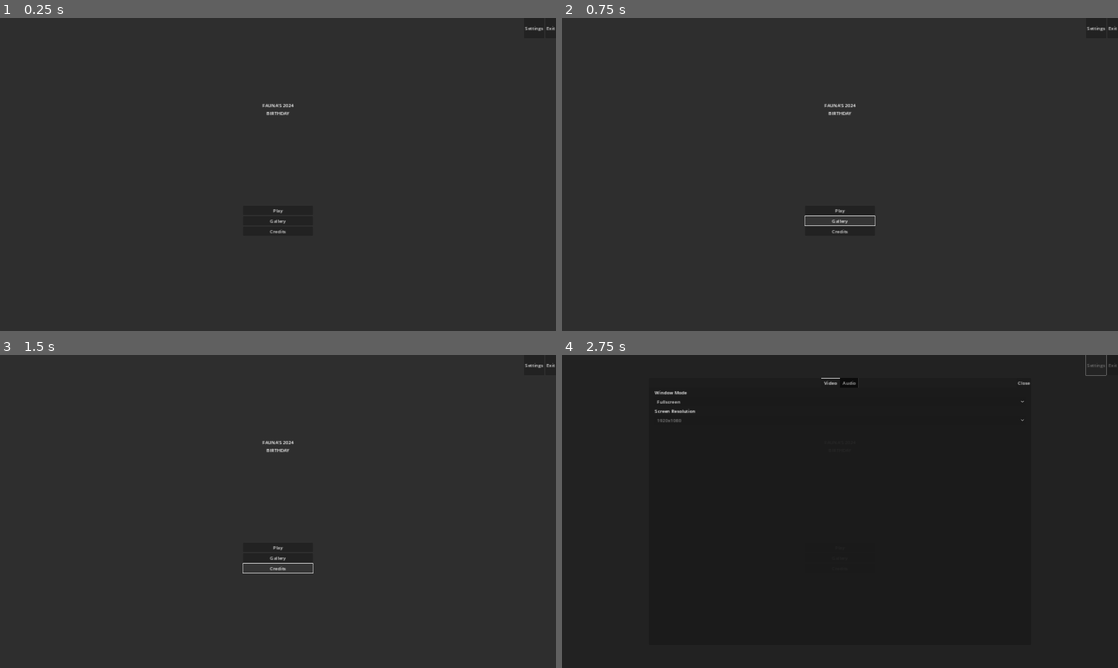
Above: before the commit, frames 1-4 (two rows, left to right).
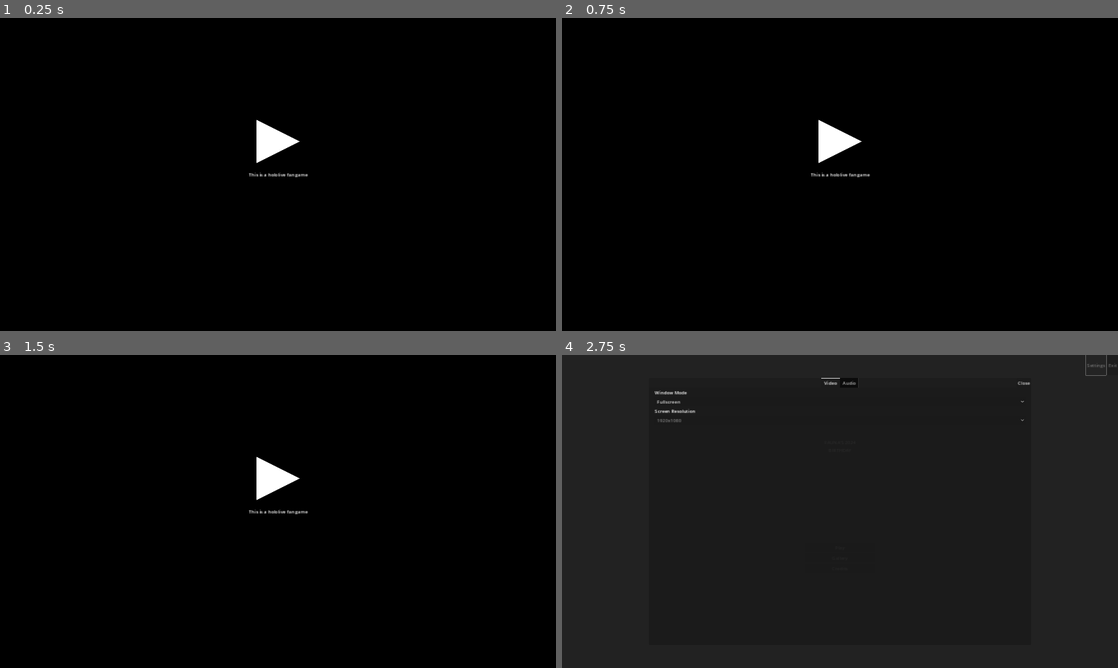
Above: after the commit, the same moments.

Repository: Saplings-Projects/Birthday-2024
Game: Godot game, scene res://MainScenes/screen_mngr_init_scene.tscn
Same seed, same stepped clock (60 frames per second), same inputs: the game is played once before the commit and once after it. Before the commit the project starts from res://MainScenes/main_menu.tscn.
Inputs (mouse positions are in pixels of both pictures, inside the frame that each line leads up to):
- Up to frame 1 (0.25 s): no input
- Up to frame 2 (0.75 s): click (840, 221) at 0.5 s, where only the run before the commit has a clickable "Gallery"
- Up to frame 3 (1.5 s): click (278, 567) at 1.25 s, where only the run before the commit has a clickable "Credits"
- Up to frame 4 (2.75 s): click (1095, 364) at 2 s, where only the run before the commit has a clickable "Settings"

The runs differ from the first frame. In frame 1, 100% of the frame differs, in the area x 0-100%, y 0-100%; in frame 2, 100%; in frame 3, 100%; in frame 4, nothing differs.

Commit message:
Screen Manager; updating scenes with screen logic; moving settings to separate scene; adding confirmation popup scene; confirmation when trying to exit main menu; placeholder splash screen; consolidating MainMenu state controllers

Diff:
--- /dev/null
+++ b/Birthday-2024-Project/MainScenes/confirmation_popup.tscn
@@ -0,0 +1,141 @@
+[gd_scene load_steps=6 format=3 uid="uid://dom7l5hw3eii5"]
+
+[ext_resource type="Script" path="res://Scripts/ScreenManagement/ScreenLogic.gd" id="1_hpcja"]
+[ext_resource type="FontFile" uid="uid://b4qxnl5c1be6s" path="res://Fonts/Baskerville Bold.otf" id="2_5t04e"]
+[ext_resource type="Script" path="res://Scripts/ScreenManagement/ConfirmationPopupController.gd" id="3_m15bs"]
+
+[sub_resource type="LabelSettings" id="LabelSettings_mgx35"]
+font = ExtResource("2_5t04e")
+font_size = 50
+
+[sub_resource type="LabelSettings" id="LabelSettings_8cf8m"]
+font = ExtResource("2_5t04e")
+font_size = 30
+
+[node name="ConfirmationPopup" type="Control"]
+layout_mode = 3
+anchors_preset = 15
+anchor_right = 1.0
+anchor_bottom = 1.0
+grow_horizontal = 2
+grow_vertical = 2
+script = ExtResource("1_hpcja")
+clearScreenStack = false
+
+[node name="ColorRect" type="ColorRect" parent="."]
+layout_mode = 1
+anchors_preset = 15
+anchor_right = 1.0
+anchor_bottom = 1.0
+grow_horizontal = 2
+grow_vertical = 2
+color = Color(0, 0, 0, 0.392157)
+
+[node name="Panel" type="Panel" parent="."]
+layout_mode = 1
+anchors_preset = 8
+anchor_left = 0.5
+anchor_top = 0.5
+anchor_right = 0.5
+anchor_bottom = 0.5
+offset_left = -300.0
+offset_top = -200.0
+offset_right = 300.0
+offset_bottom = 200.0
+grow_horizontal = 2
+grow_vertical = 2
+
+[node name="Title" type="Label" parent="Panel"]
+layout_mode = 1
+anchors_preset = 5
+anchor_left = 0.5
+anchor_right = 0.5
+offset_left = -49.5
+offset_right = 49.5
+offset_bottom = 23.0
+grow_horizontal = 2
+text = "Title"
+label_settings = SubResource("LabelSettings_mgx35")
+horizontal_alignment = 1
+vertical_alignment = 1
+
+[node name="Body" type="Label" parent="Panel"]
+layout_mode = 1
+anchors_preset = 8
+anchor_left = 0.5
+anchor_top = 0.5
+anchor_right = 0.5
+anchor_bottom = 0.5
+offset_left = -250.0
+offset_top = -100.0
+offset_right = 250.0
+offset_bottom = 100.0
+grow_horizontal = 2
+grow_vertical = 2
+text = "Lorem ipsum dolor sit amet, consectetur adipiscing elit, sed do eiusmod tempor incididunt ut labore et dolore magna aliqua."
+label_settings = SubResource("LabelSettings_8cf8m")
+horizontal_alignment = 1
+vertical_alignment = 1
+autowrap_mode = 2
+
+[node name="ConfirmButton" type="Button" parent="Panel"]
+layout_mode = 1
+anchors_preset = 2
+anchor_top = 1.0
+anchor_bottom = 1.0
+offset_top = -100.0
+offset_right = 200.0
+grow_vertical = 0
+
+[node name="Text" type="Label" parent="Panel/ConfirmButton"]
+layout_mode = 1
+anchors_preset = 15
+anchor_right = 1.0
+anchor_bottom = 1.0
+grow_horizontal = 2
+grow_vertical = 2
+text = "Confirm"
+label_settings = SubResource("LabelSettings_8cf8m")
+horizontal_alignment = 1
+vertical_alignment = 1
+autowrap_mode = 2
+
+[node name="CancelButton" type="Button" parent="Panel"]
+layout_mode = 1
+anchors_preset = 3
+anchor_left = 1.0
+anchor_top = 1.0
+anchor_right = 1.0
+anchor_bottom = 1.0
+offset_left = -200.0
+offset_top = -100.0
+grow_horizontal = 0
+grow_vertical = 0
+
+[node name="Text" type="Label" parent="Panel/CancelButton"]
+layout_mode = 1
+anchors_preset = 15
+anchor_right = 1.0
+anchor_bottom = 1.0
+grow_horizontal = 2
+grow_vertical = 2
+text = "Cancel"
+label_settings = SubResource("LabelSettings_8cf8m")
+horizontal_alignment = 1
+vertical_alignment = 1
+autowrap_mode = 2
+
+[node name="Controller" type="Control" parent="." node_paths=PackedStringArray("myScreen", "titleText", "bodyText", "confirmButtonText", "cancelButtonText")]
+anchors_preset = 0
+offset_right = 40.0
+offset_bottom = 40.0
+script = ExtResource("3_m15bs")
+myScreen = NodePath("..")
+titleText = NodePath("../Panel/Title")
+bodyText = NodePath("../Panel/Body")
+confirmButtonText = NodePath("../Panel/ConfirmButton/Text")
+cancelButtonText = NodePath("../Panel/CancelButton/Text")
+
+[connection signal="ScreenEnter" from="." to="Controller" method="onScreenEnter"]
+[connection signal="button_up" from="Panel/ConfirmButton" to="Controller" method="onConfirm"]
+[connection signal="button_up" from="Panel/CancelButton" to="Controller" method="onCancel"]
--- a/Birthday-2024-Project/MainScenes/main_level.tscn
+++ b/Birthday-2024-Project/MainScenes/main_level.tscn
@@ -1,5 +1,6 @@
-[gd_scene load_steps=11 format=3 uid="uid://bkys348mactw2"]
+[gd_scene load_steps=12 format=3 uid="uid://bkys348mactw2"]
 
+[ext_resource type="Script" path="res://Scripts/ScreenManagement/ScreenLogic.gd" id="1_4oukr"]
 [ext_resource type="Script" path="res://Scripts/GridLogic.gd" id="1_ywtrj"]
 [ext_resource type="Resource" uid="uid://dtycllv72hokg" path="res://Resources/TestLevel.tres" id="4_0al21"]
 [ext_resource type="Script" path="res://Scripts/GameManager.gd" id="4_1cxrf"]
@@ -29,6 +30,7 @@
 sources/0 = SubResource("TileSetAtlasSource_5322b")
 
 [node name="MainLevel" type="Node2D"]
+script = ExtResource("1_4oukr")
 
 [node name="GridMap" type="TileMap" parent="."]
 tile_set = SubResource("TileSet_ntt55")
--- a/Birthday-2024-Project/MainScenes/main_menu.tscn
+++ b/Birthday-2024-Project/MainScenes/main_menu.tscn
@@ -1,14 +1,15 @@
 [gd_scene load_steps=3 format=3 uid="uid://8wblerx67ki"]
 
-[ext_resource type="PackedScene" uid="uid://djitpkrdyydxc" path="res://ScenePrefabs/MainMenuController.tscn" id="1_2fpfx"]
+[ext_resource type="Script" path="res://Scripts/ScreenManagement/ScreenLogic.gd" id="1_khlid"]
 [ext_resource type="PackedScene" uid="uid://gfva2owqvlhw" path="res://ScenePrefabs/MainMenuUiManager.tscn" id="1_yk612"]
 
 [node name="MainMenu" type="Node2D"]
+script = ExtResource("1_khlid")
 
-[node name="MainMenuController" parent="." instance=ExtResource("1_2fpfx")]
+[node name="MainMenuUiManager" parent="." node_paths=PackedStringArray("screenLogic") instance=ExtResource("1_yk612")]
+screenLogic = NodePath("..")
 
-[node name="MainMenuUiManager" parent="." node_paths=PackedStringArray("controller") instance=ExtResource("1_yk612")]
-controller = NodePath("../MainMenuController")
+[node name="MainMenuUiStartState" parent="MainMenuUiManager/States" index="0" node_paths=PackedStringArray("myScreen")]
+myScreen = NodePath("../../..")
 
-[connection signal="initialized_event" from="MainMenuController" to="MainMenuUiManager" method="on_main_menu_initialized"]
-[connection signal="state_changed_event" from="MainMenuController" to="MainMenuUiManager" method="on_main_menu_state_changed"]
+[editable path="MainMenuUiManager"]
--- /dev/null
+++ b/Birthday-2024-Project/MainScenes/screen_mngr_init_scene.tscn
@@ -0,0 +1,16 @@
+[gd_scene load_steps=5 format=3 uid="uid://k528em760hy6"]
+
+[ext_resource type="Script" path="res://Scripts/ScreenManagement/ScreenManager.gd" id="1_karo4"]
+[ext_resource type="PackedScene" uid="uid://cgmbftbsc100g" path="res://MainScenes/splash_screen.tscn" id="2_o346t"]
+[ext_resource type="PackedScene" uid="uid://c63ucuegf87g6" path="res://MainScenes/settings_popup.tscn" id="3_6kv6c"]
+[ext_resource type="PackedScene" uid="uid://dom7l5hw3eii5" path="res://MainScenes/confirmation_popup.tscn" id="4_y7j1a"]
+
+[node name="ScreenMngrInitScene" type="Node2D" node_paths=PackedStringArray("popupRoot")]
+script = ExtResource("1_karo4")
+splashScreen = ExtResource("2_o346t")
+settingsPopup = ExtResource("3_6kv6c")
+confirmationPopup = ExtResource("4_y7j1a")
+popupRoot = NodePath("PopupRoot")
+
+[node name="PopupRoot" type="CanvasLayer" parent="."]
+layer = 5
--- /dev/null
+++ b/Birthday-2024-Project/MainScenes/settings_popup.tscn
@@ -0,0 +1,21 @@
+[gd_scene load_steps=3 format=3 uid="uid://c63ucuegf87g6"]
+
+[ext_resource type="Script" path="res://Scripts/ScreenManagement/ScreenLogic.gd" id="1_h6slw"]
+[ext_resource type="PackedScene" uid="uid://btcp1sgcebsyi" path="res://ScenePrefabs/SettingsWindow.tscn" id="2_v4jg0"]
+
+[node name="SettingsPopup" type="Control"]
+layout_mode = 3
+anchors_preset = 15
+anchor_right = 1.0
+anchor_bottom = 1.0
+grow_horizontal = 2
+grow_vertical = 2
+script = ExtResource("1_h6slw")
+clearScreenStack = false
+
+[node name="SettingsWindow" parent="." instance=ExtResource("2_v4jg0")]
+layout_mode = 1
+
+[connection signal="close_settings_window" from="SettingsWindow" to="." method="ClosePopup" binds= [{}]]
+
+[editable path="SettingsWindow"]
--- /dev/null
+++ b/Birthday-2024-Project/MainScenes/splash_screen.tscn
@@ -0,0 +1,67 @@
+[gd_scene load_steps=5 format=3 uid="uid://cgmbftbsc100g"]
+
+[ext_resource type="Script" path="res://Scripts/ScreenManagement/ScreenLogic.gd" id="1_rg7jv"]
+[ext_resource type="Script" path="res://Scripts/ScreenManagement/SplashScreenController.gd" id="2_7ejyb"]
+[ext_resource type="Texture2D" uid="uid://cy5r7j1tqfeud" path="res://Art/WhiteTriangle.png" id="2_dxllm"]
+[ext_resource type="PackedScene" uid="uid://8wblerx67ki" path="res://MainScenes/main_menu.tscn" id="3_us0rh"]
+
+[node name="SplashScreen" type="Control"]
+layout_mode = 3
+anchors_preset = 15
+anchor_right = 1.0
+anchor_bottom = 1.0
+grow_horizontal = 2
+grow_vertical = 2
+script = ExtResource("1_rg7jv")
+
+[node name="Controller" type="Control" parent="." node_paths=PackedStringArray("myScreen")]
+anchors_preset = 0
+offset_right = 40.0
+offset_bottom = 40.0
+script = ExtResource("2_7ejyb")
+myScreen = NodePath("..")
+mainMenuScreen = ExtResource("3_us0rh")
+
+[node name="ColorRect" type="ColorRect" parent="."]
+layout_mode = 1
+anchors_preset = 15
+anchor_right = 1.0
+anchor_bottom = 1.0
+grow_horizontal = 2
+grow_vertical = 2
+color = Color(0, 0, 0, 1)
+
+[node name="Label" type="Label" parent="."]
+layout_mode = 1
+anchors_preset = 8
+anchor_left = 0.5
+anchor_top = 0.5
+anchor_right = 0.5
+anchor_bottom = 0.5
+offset_left = -20.0
+offset_top = -11.5
+offset_right = 20.0
+offset_bottom = 11.5
+grow_horizontal = 2
+grow_vertical = 2
+text = "This is a hololive fan game"
+horizontal_alignment = 1
+vertical_alignment = 1
+
+[node name="TextureRect" type="TextureRect" parent="."]
+layout_mode = 1
+anchors_preset = 8
+anchor_left = 0.5
+anchor_top = 0.5
+anchor_right = 0.5
+anchor_bottom = 0.5
+offset_left = -90.0
+offset_top = -24.0
+offset_right = 90.0
+offset_bottom = 156.0
+grow_horizontal = 2
+grow_vertical = 2
+rotation = -1.5708
+texture = ExtResource("2_dxllm")
+
+[connection signal="ScreenEnter" from="." to="Controller" method="ScreenEnter"]
--- a/Birthday-2024-Project/ScenePrefabs/MainMenuUiManager.tscn
+++ b/Birthday-2024-Project/ScenePrefabs/MainMenuUiManager.tscn
@@ -1,15 +1,13 @@
-[gd_scene load_steps=7 format=3 uid="uid://gfva2owqvlhw"]
+[gd_scene load_steps=6 format=3 uid="uid://gfva2owqvlhw"]
 
 [ext_resource type="Script" path="res://Scripts/UI/MainMenu/MainMenuUiManager.gd" id="1_lofx7"]
 [ext_resource type="Script" path="res://Scripts/UI/MainMenu/MainMenuStartScreen.gd" id="2_n7aum"]
 [ext_resource type="PackedScene" uid="uid://4kktp1gwthbt" path="res://ScenePrefabs/CampaignSelectMenu.tscn" id="3_qksbd"]
-[ext_resource type="PackedScene" uid="uid://btcp1sgcebsyi" path="res://ScenePrefabs/SettingsWindow.tscn" id="3_ukswp"]
 [ext_resource type="Script" path="res://Scripts/UI/MainMenu/States/MainMenuUiStartState.gd" id="3_vnjds"]
 [ext_resource type="PackedScene" uid="uid://lma3uuskmlpo" path="res://ScenePrefabs/CampaignLevelSelectMenu.tscn" id="4_o3atr"]
 
-[node name="MainMenuUiManager" type="CanvasLayer" node_paths=PackedStringArray("settings_window", "start_screen", "campaign_select", "campaign_levels", "start_state")]
+[node name="MainMenuUiManager" type="CanvasLayer" node_paths=PackedStringArray("start_screen", "campaign_select", "campaign_levels", "start_state")]
 script = ExtResource("1_lofx7")
-settings_window = NodePath("SettingsWindow")
 start_screen = NodePath("StartScreen")
 campaign_select = NodePath("CampaignSelectMenu")
 campaign_levels = NodePath("CampaignLevelSelectMenu")
@@ -101,9 +99,6 @@
 [node name="CampaignLevelSelectMenu" parent="." instance=ExtResource("4_o3atr")]
 visible = false
 
-[node name="SettingsWindow" parent="." instance=ExtResource("3_ukswp")]
-visible = false
-
 [node name="States" type="Control" parent="."]
 layout_mode = 3
 anchors_preset = 0
@@ -125,4 +120,3 @@
 [connection signal="exit_game" from="CampaignLevelSelectMenu" to="States/MainMenuUiStartState" method="_on_exit_clicked"]
 [connection signal="open_settings_window" from="CampaignLevelSelectMenu" to="States/MainMenuUiStartState" method="_on_settings_clicked"]
 [connection signal="play" from="CampaignLevelSelectMenu" to="States/MainMenuUiStartState" method="_on_level_selected"]
-[connection signal="close_settings_window" from="SettingsWindow" to="." method="hide_settings_window"]
--- a/Birthday-2024-Project/Scripts/Game/MainMenu/MainMenuController.gd
+++ /dev/null
@@ -1,58 +0,0 @@
-class_name MainMenuController
-extends Node2D
-
-
-@export_group("States")
-@export var empty_state: MainMenuEmptyState
-@export var start_state: MainMenuStartState
-
-var _current_state: MainMenuState
-var _is_inititialized: bool
-var _previous_state: MainMenuState
-
-signal initialized_event()
-signal state_changed_event(state)
-
-
-func get_current_state() -> MainMenuState:
-	return _current_state
-
-
-func switch_to_start_state():
-	_switch_state(start_state)
-
-
-func _switch_state(state: MainMenuState):
-	_previous_state = _current_state
-	_current_state = state
-
-	if _previous_state != null:
-		_previous_state.exit_state()
-
-	_current_state.enter_state()
-
-	state_changed_event.emit(_current_state)
-
-
-#region Node
-
-func _process(delta):
-	if not _is_inititialized:
-		_is_inititialized = true
-
-		initialized_event.emit()
-
-		# Pick the appropriate state based on game data (e.g. exiting a level or starting up)
-		switch_to_start_state()
-
-	_current_state.update_state()
-
-
-func _ready():
-	# State
-	_current_state = empty_state
-	empty_state.controller = self
-	start_state.controller = self
-
-
-#endregion Node
--- a/Birthday-2024-Project/Scripts/Game/MainMenu/States/MainMenuEmptyState.gd
+++ /dev/null
@@ -1,19 +0,0 @@
-class_name MainMenuEmptyState
-extends MainMenuState
-
-
-#region MainMenuState
-
-func enter_state():
-	pass # Do nothing
-
-
-func exit_state():
-	pass # Do nothing
-
-
-func update_state():
-	pass # Do nothing
-
-
-#endregion MainMenuState
--- a/Birthday-2024-Project/Scripts/Game/MainMenu/States/MainMenuStartState.gd
+++ /dev/null
@@ -1,37 +0,0 @@
-class_name MainMenuStartState
-extends MainMenuState
-
-
-func exit_game():
-	get_tree().quit()
-
-
-func go_to_credits():
-	# TODO: Implement function
-	print("go_to_credits is not implemented in MainMenuStartState")
-
-
-func go_to_gallery():
-	# TODO: Implement function
-	print("go_to_gallery is not implemented in MainMenuStartState")
-
-
-func play():
-	get_tree().change_scene_to_file("res://MainScenes/main_level.tscn")
-
-
-#region MainMenuState
-
-func enter_state():
-	pass
-
-
-func exit_state():
-	pass
-
-
-func update_state():
-	pass
-
-
-#endregion MainMenuState
--- a/Birthday-2024-Project/Scripts/Game/MainMenu/States/MainMenuState.gd
+++ /dev/null
@@ -1,17 +0,0 @@
-class_name MainMenuState
-extends Node2D
-
-
-var controller: MainMenuController
-
-
-func enter_state():
-	pass
-
-
-func exit_state():
-	pass
-
-
-func update_state():
-	pass
--- /dev/null
+++ b/Birthday-2024-Project/Scripts/ScreenManagement/ConfirmationPopupController.gd
@@ -0,0 +1,30 @@
+class_name ConfirmationPopupController
+extends Node
+
+const RESPONSE_KEY : String = "CONFIRMATION_POPUP_RESPONSE"
+const TITLE_KEY : String = "CONFIRMATION_POPUP_TITLE"
+const BODY_KEY : String = "CONFIRMATION_POPUP_BODY"
+const CONFIRM_KEY : String = "CONFIRMATION_POPUP_CONFIRM"
+const CANCEL_KEY : String = "CONFIRMATION_POPUP_CANCEL"
+
+@export var myScreen : ScreenLogic
+@export var titleText : Label
+@export var bodyText : Label
+@export var confirmButtonText : Label
+@export var cancelButtonText : Label
+
+func onScreenEnter():
+	titleText.text = myScreen.transitionData[TITLE_KEY] as String
+	bodyText.text = myScreen.transitionData[BODY_KEY]
+	confirmButtonText.text = myScreen.transitionData[CONFIRM_KEY]
+	cancelButtonText.text = myScreen.transitionData[CANCEL_KEY]
+
+func onConfirm():
+	var data : Dictionary = {}
+	data[RESPONSE_KEY] = true
+	myScreen.ClosePopup(data)
+
+func onCancel():
+	var data : Dictionary = {}
+	data[RESPONSE_KEY] = false
+	myScreen.ClosePopup(data)
--- /dev/null
+++ b/Birthday-2024-Project/Scripts/ScreenManagement/ScreenLogic.gd
@@ -0,0 +1,37 @@
+class_name ScreenLogic
+extends Node
+
+signal ScreenEnter
+signal ScreenExit
+
+@export var clearScreenStack : bool = true
+
+var screenManager : ScreenManager
+var transitionData : Dictionary
+
+func ClosePopup(data : Dictionary):
+	screenManager.CloseTopScreen(data)
+
+func ClosePopupBySignal():
+	screenManager.CloseTopScreen({})
+
+func GoToScreen(screen : PackedScene, data : Dictionary):
+	screenManager.GoToScreen(screen, data)
+
+func ShowSettings():
+	screenManager.ShowSettings()
+
+func ShowConfirmationPopup(title : String, body : String, confirm : String = "OK", cancel : String = "Cancel"):
+	screenManager.ShowConfirmationPopup(title, body, confirm, cancel)
+
+func ExitApplication():
+	ScreenEnter.connect(ExitConfirmation)
+	screenManager.ShowConfirmationPopup("Quit?", "Are you sure you want to quit?", "Yes", "No")
+
+func ExitConfirmation():
+	#if yes
+	if transitionData[ConfirmationPopupController.RESPONSE_KEY] == true:
+		get_tree().quit()
+
+	#if no, do nothing
+	ScreenEnter.disconnect(ExitConfirmation)
--- /dev/null
+++ b/Birthday-2024-Project/Scripts/ScreenManagement/ScreenManager.gd
@@ -0,0 +1,54 @@
+class_name ScreenManager
+extends Node
+
+@export var splashScreen : PackedScene
+@export var settingsPopup : PackedScene
+@export var confirmationPopup : PackedScene
+@export var popupRoot : CanvasLayer
+
+var lastScreen : String
+var _screenStack : Array[Node]
+
+func GoToScreen(screen : PackedScene, data : Dictionary):
+	var newScreen = screen.instantiate()
+	var screenLogic : ScreenLogic = newScreen as ScreenLogic
+
+	if screenLogic.clearScreenStack:
+		while _screenStack.size() > 0:
+			_closeTopScreen()
+
+	screenLogic.screenManager = self
+	screenLogic.transitionData = data
+	popupRoot.add_child(newScreen)
+	_screenStack.push_back(newScreen)
+	screenLogic.ScreenEnter.emit()
+
+func CloseTopScreen(data : Dictionary):
+	if _screenStack.size() == 1:
+		printerr("ERROR: cannot close last screen")
+		return
+	_closeTopScreen()
+	var topScreen : ScreenLogic = _screenStack.back() as ScreenLogic
+	topScreen.transitionData = data
+	topScreen.ScreenEnter.emit()
+
+func ShowSettings():
+	GoToScreen(settingsPopup, {})
+
+func ShowConfirmationPopup(title : String, body : String, confirm : String = "Confirm", cancel : String = "Cancel"):
+	var popupParameters = {}
+	popupParameters[ConfirmationPopupController.TITLE_KEY] = title
+	popupParameters[ConfirmationPopupController.BODY_KEY] = body
+	popupParameters[ConfirmationPopupController.CONFIRM_KEY] = confirm
+	popupParameters[ConfirmationPopupController.CANCEL_KEY] = cancel
+	GoToScreen(confirmationPopup, popupParameters)
+
+func _ready():
+	GoToScreen(splashScreen, {})
+
+func _closeTopScreen():
+	var oldScreen : Node = _screenStack.pop_back()
+	var screenLogic : ScreenLogic = oldScreen as ScreenLogic
+	screenLogic.ScreenExit.emit()
+	lastScreen = oldScreen.name
+	oldScreen.queue_free()
--- /dev/null
+++ b/Birthday-2024-Project/Scripts/ScreenManagement/SplashScreenController.gd
@@ -0,0 +1,24 @@
+extends Node
+
+@export var myScreen : ScreenLogic
+@export var splashDuration : float = 2
+@export var mainMenuScreen : PackedScene
+
+var _timer : float = 0
+var _active : bool = false
+
+func ScreenEnter():
+	_active = true
+	_timer = splashDuration
+	pass
+
+func GoToMainMenu():
+	myScreen.GoToScreen(mainMenuScreen, {})
+
+func _process(delta):
+	if _active == false:
+		return
+
+	_timer -= delta
+	if _timer < 0:
+		GoToMainMenu()
--- a/Birthday-2024-Project/Scripts/UI/MainMenu/MainMenuUiManager.gd
+++ b/Birthday-2024-Project/Scripts/UI/MainMenu/MainMenuUiManager.gd
@@ -1,11 +1,12 @@
 class_name MainMenuUiManager
 extends CanvasLayer
 
+signal initialized_event()
+signal state_changed_event(state)
 
-@export var controller: MainMenuController
+@export var screenLogic : ScreenLogic
 
 @export_group("Screens")
-@export var settings_window: SettingsWindow
 @export var start_screen: MainMenuStartScreen
 @export var campaign_select: CampaignSelectMenu
 @export var campaign_levels: CampaignLevelsSelectMenu
@@ -14,25 +15,10 @@
 @export var start_state: MainMenuUiStartState
 
 var _current_state: MainMenuUiState
-
-
-func hide_settings_window():
-	settings_window.hide()
-
-
-func on_main_menu_initialized():
-	pass
-
-
-func on_main_menu_state_changed(state: MainMenuState):
-	if state is MainMenuStartState:
-		_switch_state(start_state)
-	else:
-		printerr("Unhandled main menu state in main menu UI Manager")
-
+var _is_inititialized: bool
 
 func show_settings_window():
-	settings_window.show()
+	screenLogic.screenManager.ShowSettings()
 
 
 func show_start_screen():
@@ -51,7 +37,6 @@
 
 
 func _disable_all_screans():
-	settings_window.hide()
 	start_screen.hide()
 	campaign_select.hide()
 	campaign_levels.hide()
@@ -65,17 +50,22 @@
 		previous_state.exit_state()
 
 	_current_state.enter_state()
+	state_changed_event.emit(_current_state)
 
 
 #region Node
 
 func _process(delta):
+	if not _is_inititialized:
+		_is_inititialized = true
+		initialized_event.emit()
+		_switch_state(start_state)
+
 	if _current_state != null:
 		_current_state.update_state()
 
 
 func _ready():
-	start_state._controller = controller
 	start_state._ui_manager = self
 
 
--- a/Birthday-2024-Project/Scripts/UI/MainMenu/States/MainMenuUiStartState.gd
+++ b/Birthday-2024-Project/Scripts/UI/MainMenu/States/MainMenuUiStartState.gd
@@ -1,20 +1,21 @@
 class_name MainMenuUiStartState
 extends MainMenuUiState
 
-
-var _state: MainMenuStartState
+@export var myScreen : ScreenLogic
 
 
 func _on_credits_clicked():
-	_state.go_to_credits()
+	# TODO: Implement function
+	print("go_to_credits is not implemented in MainMenuUiStartState")
 
 
 func _on_exit_clicked():
-	_state.exit_game()
+	myScreen.ExitApplication()
 
 
 func _on_gallery_clicked():
-	_state.go_to_gallery()
+	# TODO: Implement function
+	print("go_to_gallery is not implemented in MainMenuUiStartState")
 
 
 func _on_play_clicked():
@@ -22,7 +23,8 @@
 
 
 func _on_settings_clicked():
-	_ui_manager.show_settings_window()
+	myScreen.screenManager.ShowSettings()
+	#_ui_manager.show_settings_window()
 
 
 func _on_campaign_levels_clicked():
@@ -42,20 +44,12 @@
 
 
 func _on_level_selected():
-	_state.play()
+	get_tree().change_scene_to_file("res://MainScenes/main_level.tscn")
 
 
 #region MainMenuUiState
 
 func enter_state():
-	var state = _controller.get_current_state()
-
-	if not state is MainMenuStartState:
-		printerr("Main menu is not in start state")
-		return
-
-	_state = state
-
 	_ui_manager.show_start_screen()
 
 	var screen = _ui_manager.start_screen
@@ -67,8 +61,6 @@
 
 
 func exit_state():
-	_state = null
-
 	var screen = _ui_manager.start_screen
 	screen.credits_button.button_up.disconnect(_on_credits_clicked)
 	screen.exit_button.button_up.disconnect(_on_exit_clicked)
--- a/Birthday-2024-Project/Scripts/UI/MainMenu/States/MainMenuUiState.gd
+++ b/Birthday-2024-Project/Scripts/UI/MainMenu/States/MainMenuUiState.gd
@@ -1,8 +1,6 @@
 class_name MainMenuUiState
 extends Control
 
-
-var _controller: MainMenuController
 var _ui_manager: MainMenuUiManager
 
 
--- a/Birthday-2024-Project/project.godot
+++ b/Birthday-2024-Project/project.godot
@@ -11,7 +11,7 @@
 [application]
 
 config/name="Birthday-2024"
-run/main_scene="res://MainScenes/main_menu.tscn"
+run/main_scene="res://MainScenes/screen_mngr_init_scene.tscn"
 config/features=PackedStringArray("4.2", "GL Compatibility")
 config/icon="res://icon.svg"
 
